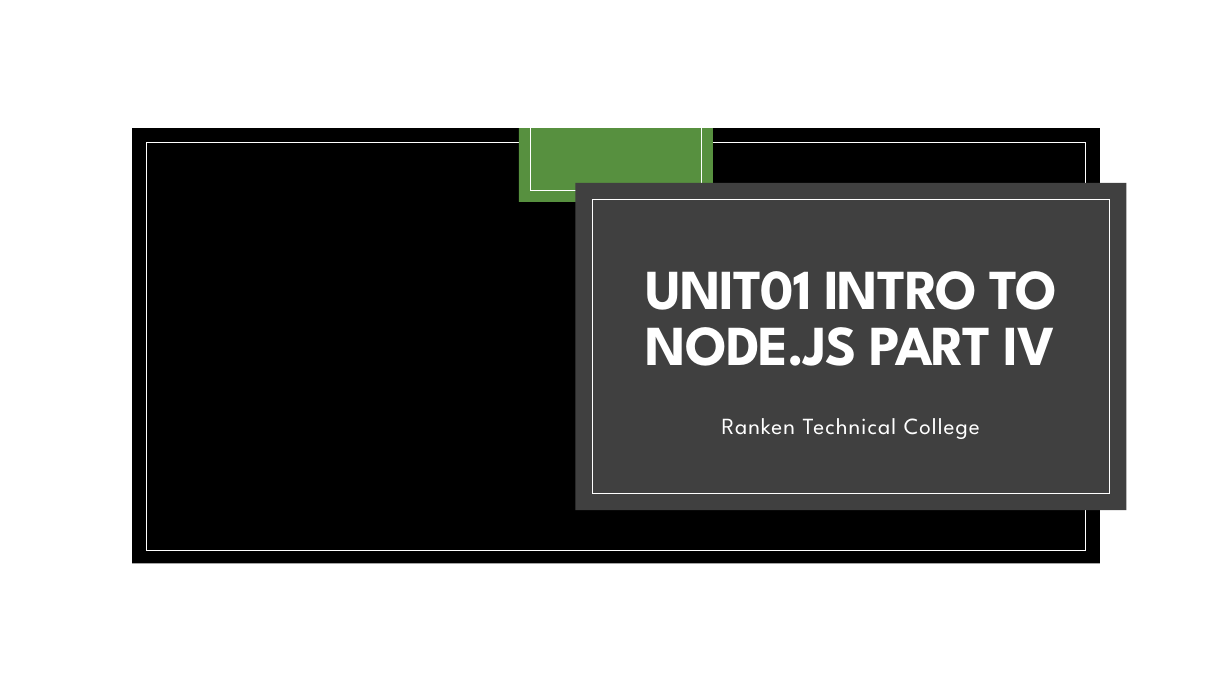
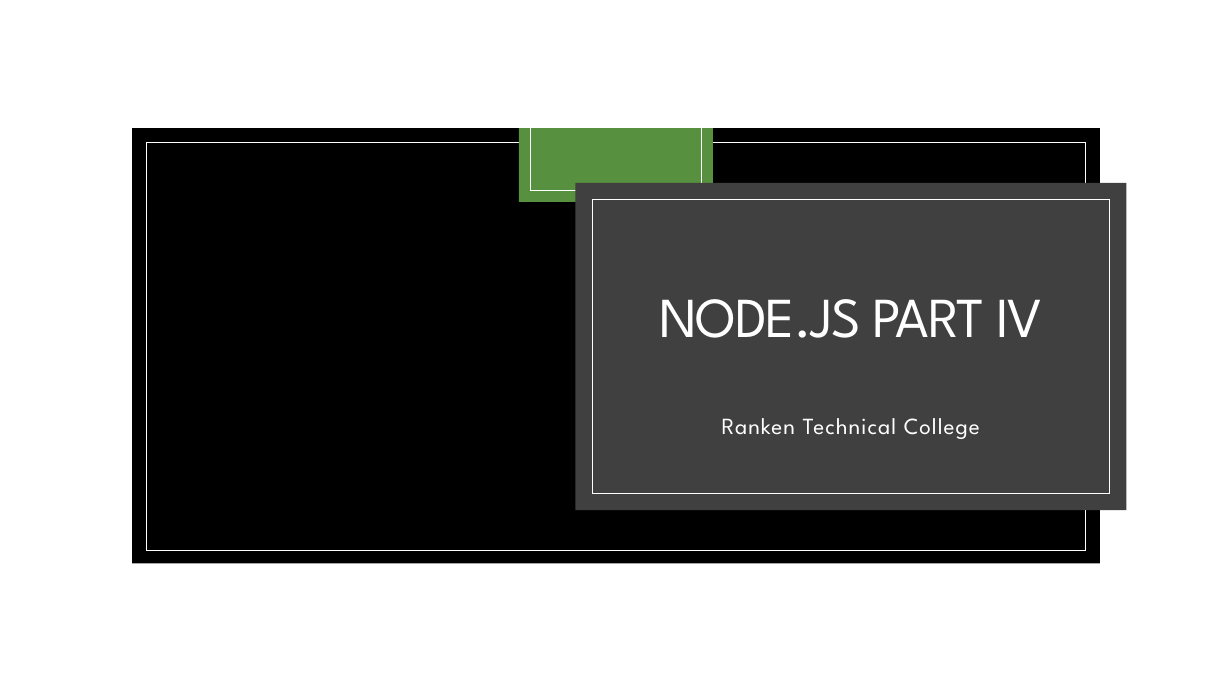
Before and after one commit to zackstotts/base-node-curriculum, a slide deck: slide 1 of unit_01/slides/Unit01-PartIV.pptx. Drawn at 1232x693 pixels with LibreOffice and Linux fonts; fonts in the diff are those of the drawing; background and template pictures are left out. Boxes give left, top, right and bottom in pixels: in the first picture for what was removed or moved away, otherwise in the second. Text is boxed around its words. In the diff, an @@ line names an element or a change of style, - is before the commit and + after.

```diff
--- a/unit_01/slides/Unit01-PartIV.pptx
+++ b/unit_01/slides/Unit01-PartIV.pptx
@@ title at (659,299,1043,338): text changed; bold off @@
-UNIT01 INTRO TO NODE.JS PART IV
+NODE.JS PART IV
```
Also in this commit, not shown: 4 other files.
